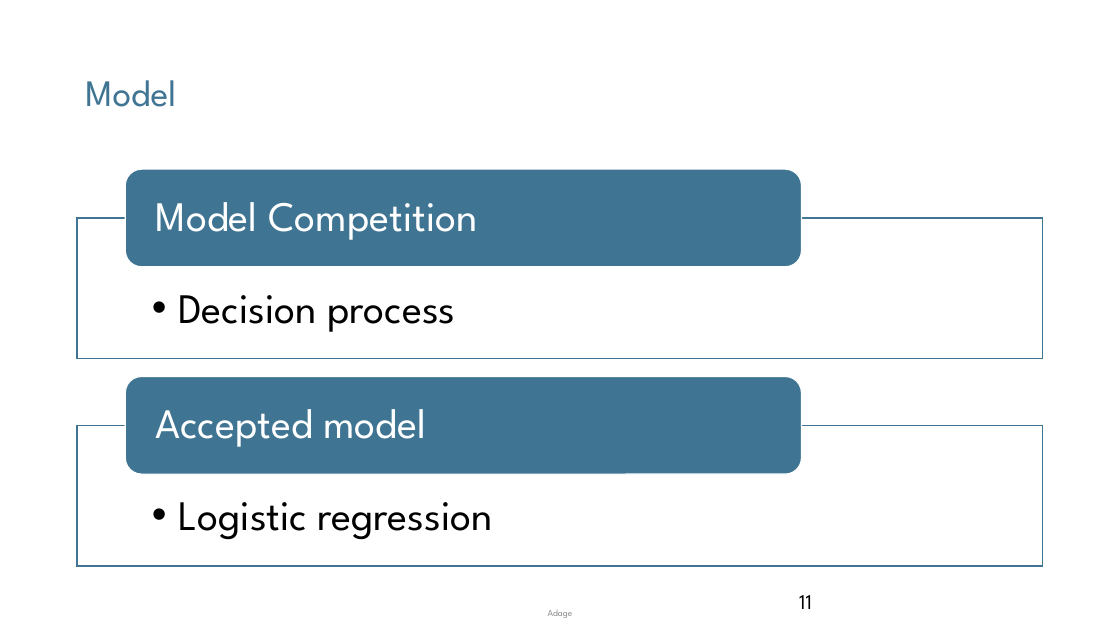
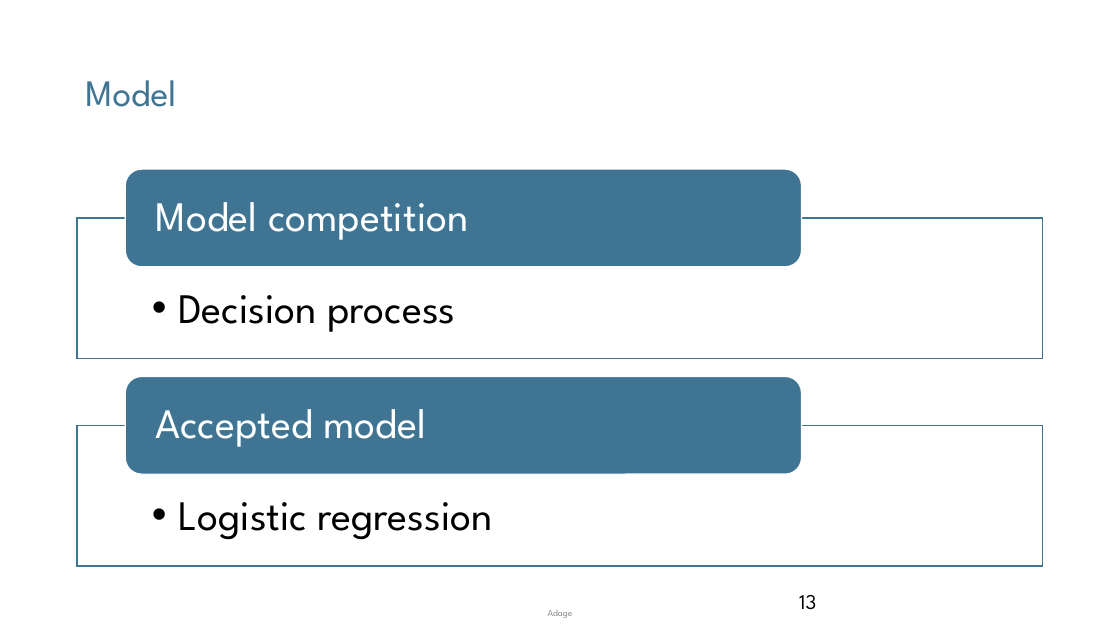
Before and after one commit to mnikolop/case1-bank, a slide deck: slide 13 of presentations/Deliverable.pptx (slide 11 before the commit). Drawn at 1120x630 pixels with LibreOffice and Linux fonts; fonts in the diff are those of the drawing; background and template pictures are left out. Boxes give left, top, right and bottom in pixels: in the first picture for what was removed or moved away, otherwise in the second. Text is boxed around its words. In the diff, an @@ line names an element or a change of style, - is before the commit and + after.

```diff
--- a/presentations/Deliverable.pptx
+++ b/presentations/Deliverable.pptx
@@ text at (156, 202, 469, 240): text changed @@
-Model Competition
+Model competition
@@ page number at (799, 595, 816, 610): text changed @@
-11
+13
```
Also in this commit, not shown: 8 other slides changed, 5 slides added, 1 slide removed, 3 other files.
